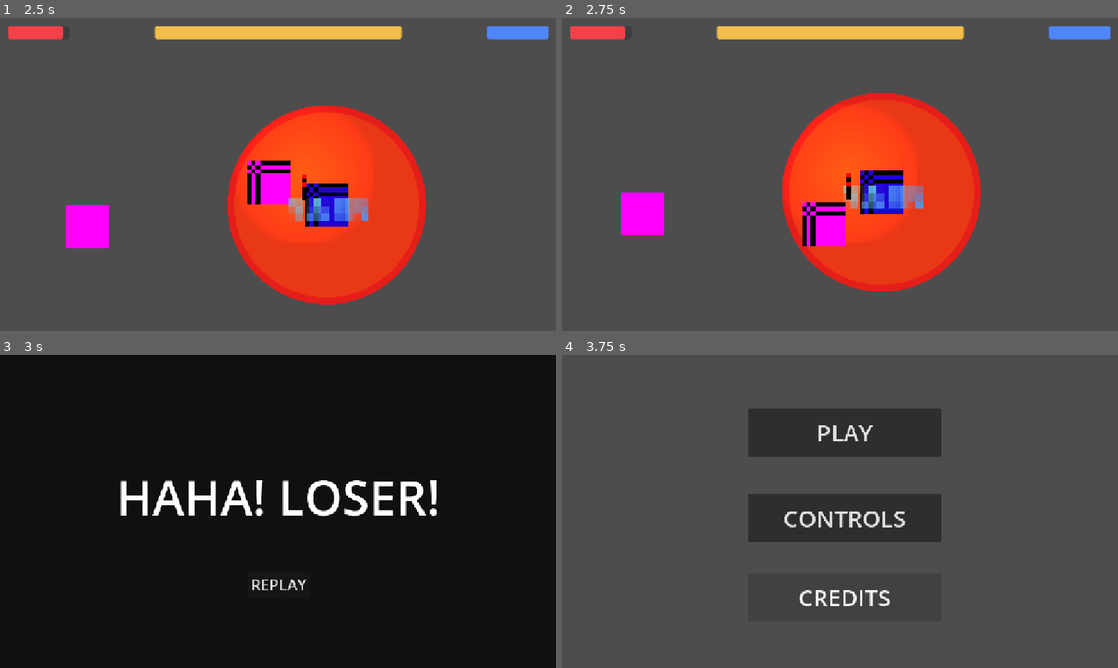
Above: before the commit, frames 1-4 (two rows, left to right).
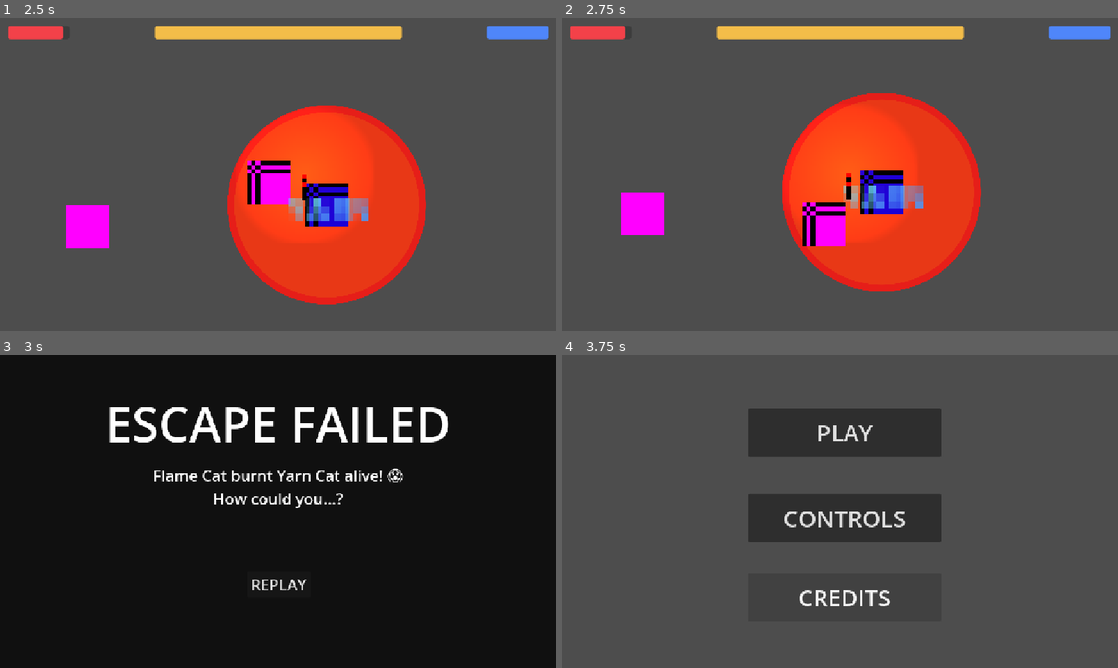
Above: after the commit, the same moments.

Repository: anqilique/GDGJam2-2025
Game: Godot game, scene res://Scenes/start_menu.tscn
Same seed, same stepped clock (60 frames per second), same inputs: the game is played once before the commit and once after it.
Inputs (mouse positions are in pixels of both pictures, inside the frame that each line leads up to):
- Up to frame 1 (2.5 s): click "PLAY" at 0.5 s; move the mouse to (400, 158) at 1.27 s; hold D (fire_cat_move_right) 1.28-2.03 s; click (400, 158) at 1.35 s; move the mouse to (166, 190) at 2.02 s; hold S (fire_cat_move_down) from 2.03 s (still down); tap Space (yarn_cat_pass_torch) at 2.1 s
- Up to frame 2 (2.75 s): keep holding S (fire_cat_move_down)
- Up to frame 3 (3 s): move the mouse to (333, 442) at 2.77 s; release S (fire_cat_move_down) at 2.78 s; hold D (fire_cat_move_right) from 2.78 s (still down); click (333, 442) at 2.85 s
- Up to frame 4 (3.75 s): release D (fire_cat_move_right) at 3.5 s; click "REPLAY" at 3.5 s

Frames 1-2 are identical in both runs. In frame 3, 6.2% of the frame differs, in the area x 19-81%, y 16-52%; in frame 4, nothing differs.

Commit message:
Display Loss Reason on Lose Screen

Diff:
--- a/Scenes/loss_screen.tscn
+++ b/Scenes/loss_screen.tscn
@@ -19,14 +19,23 @@
 offset_bottom = 648.0
 color = Color(0, 0, 0, 0.784314)
 
-[node name="Label" type="Label" parent="CanvasLayer/ColorRect"]
+[node name="Header" type="Label" parent="CanvasLayer/ColorRect"]
 layout_mode = 0
 offset_left = 192.0
-offset_top = 224.0
+offset_top = 72.0
 offset_right = 960.0
-offset_bottom = 361.0
+offset_bottom = 209.0
 theme_override_font_sizes/font_size = 100
-text = "HAHA! LOSER!"
+text = "ESCAPE FAILED"
+horizontal_alignment = 1
+
+[node name="LoseReason" type="Label" parent="CanvasLayer/ColorRect"]
+offset_left = 192.0
+offset_top = 226.0
+offset_right = 960.0
+offset_bottom = 363.0
+theme_override_font_sizes/font_size = 32
+text = "Insert funny little lose reason here..."
 horizontal_alignment = 1
 
 [node name="Button" type="Button" parent="CanvasLayer"]
--- a/Scripts/FireCat/States/FCatDeath.gd
+++ b/Scripts/FireCat/States/FCatDeath.gd
@@ -5,6 +5,7 @@
 
 func enter():
 	cat = get_tree().get_first_node_in_group("FireCat")
+
 	Globals.loss_reason = "FCatDied"
 	get_tree().change_scene_to_file("res://Scenes/loss_screen.tscn")
 
--- a/Scripts/LossScreen.gd
+++ b/Scripts/LossScreen.gd
@@ -1,4 +1,16 @@
 extends Control
+
+@onready var reason_label = $CanvasLayer/ColorRect/LoseReason
+
+
+func _ready() -> void:
+	match Globals.loss_reason:
+		"YCatBurned":
+			reason_label.text = "Flame Cat burnt Yarn Cat alive! 😱\nHow could you...?"
+		"YCatDied":
+			reason_label.text = "The Shadows got to Yarn Cat! 👻\nKeep them away next time..."
+		"FCatDied":
+			reason_label.text = "Flame Cat's Fire was Extinguished! 🧯\nRemember to pass the torch..."
 
 
 func _on_button_pressed() -> void:
